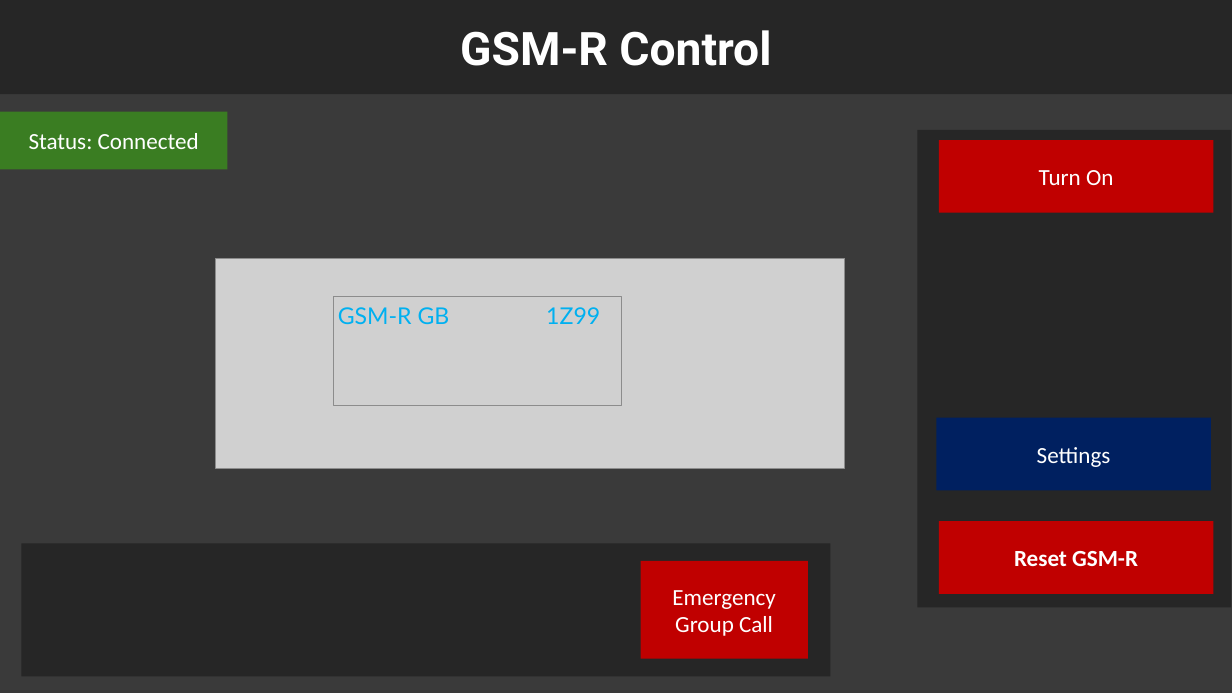
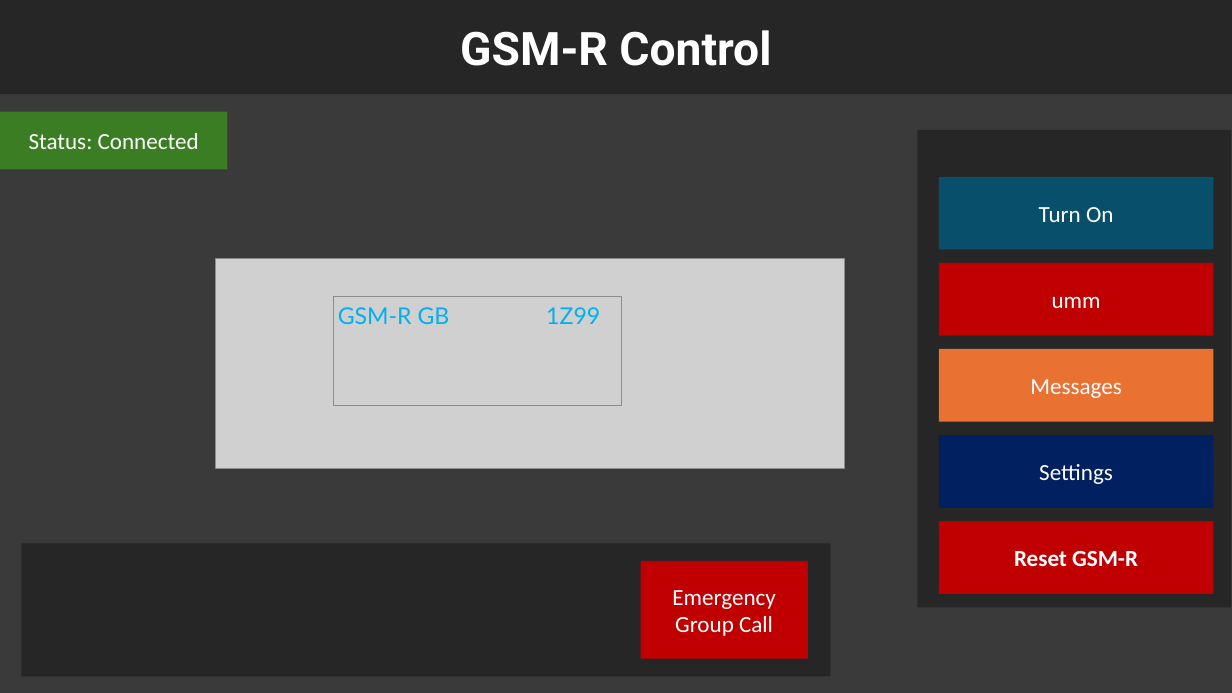
Before and after one commit to SilverDevelopment/GSMR-Project, a slide deck: slide 1 of Software/Mockups/mockup creator.pptx. Drawn at 1232x693 pixels with LibreOffice and Linux fonts; fonts in the diff are those of the drawing; grey boxes stand for pictures. Boxes give left, top, right and bottom in pixels: in the first picture for what was removed or moved away, otherwise in the second. Text is boxed around its words. In the diff, an @@ line names an element or a change of style, - is before the commit and + after.

```diff
--- a/Software/Mockups/mockup creator.pptx
+++ b/Software/Mockups/mockup creator.pptx
@@ rectangle "Turn On": place and size @@
-rectangle "Turn On" at bbox=[939, 140, 1214, 213]
+rectangle "Turn On" at bbox=[939, 177, 1214, 250]
@@ rectangle "Turn On" at bbox=[939, 177, 1214, 250]: fill #C00000 to #084F6A @@
@@ rectangle added at bbox=[939, 263, 1214, 336], fill #C00000, 18 pt, text #FFFFFF @@
+umm
@@ rectangle added at bbox=[939, 349, 1214, 422], fill #E97132, 18 pt, text #FFFFFF @@
+Messages
@@ rectangle "Settings": place and size @@
-rectangle "Settings" at bbox=[936, 418, 1211, 491]
+rectangle "Settings" at bbox=[939, 435, 1214, 508]
```
Also in this commit, not shown: 1 other slide changed.
